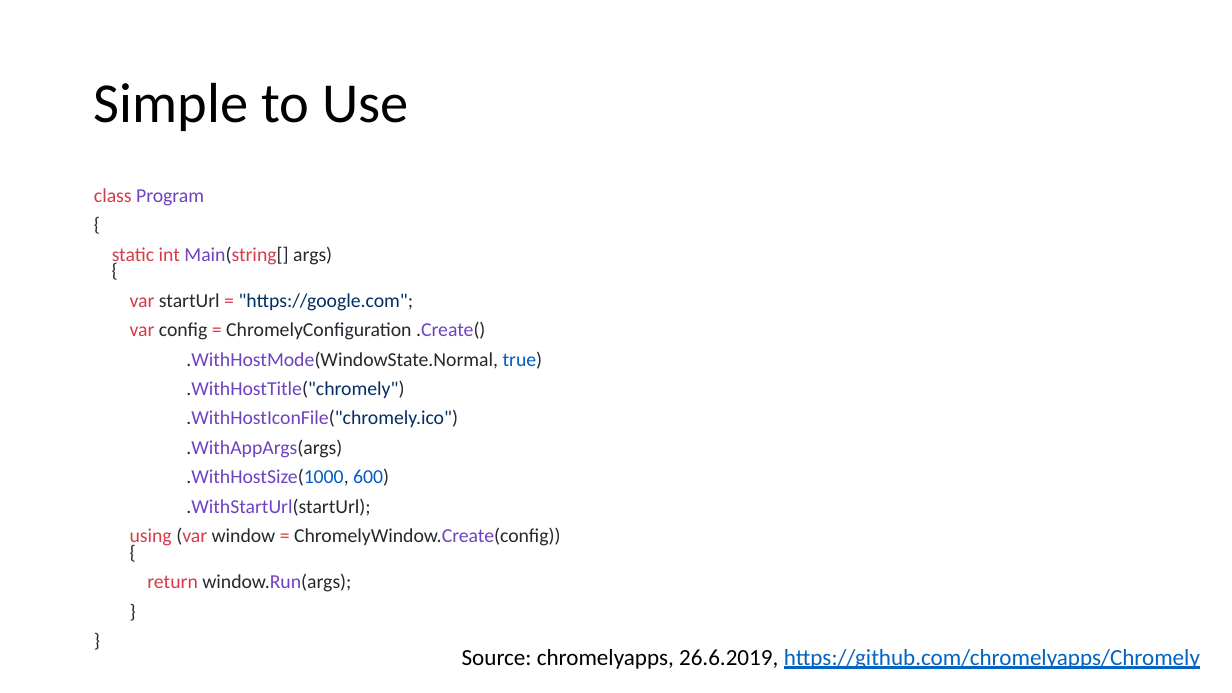
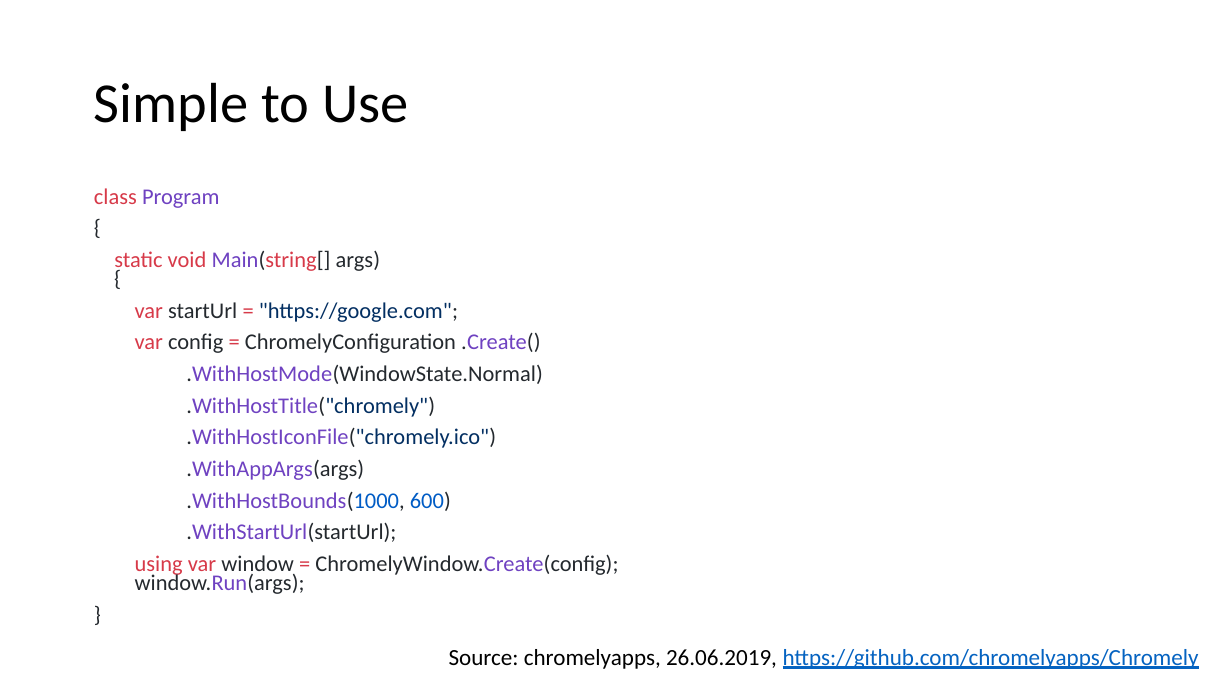
Before and after one commit to FrankPfattheicher/stonehenge.Chromely, a slide deck: slide 33 of stonehengeChromely.pptx (slide 32 before the commit). Drawn at 1232x693 pixels with LibreOffice and Linux fonts; fonts in the diff are those of the drawing. Boxes give left, top, right and bottom in pixels: in the first picture for what was removed or moved away, otherwise in the second. Text is boxed around its words. In the diff, an @@ line names an element or a change of style, - is before the commit and + after.

```diff
--- a/stonehengeChromely.pptx
+++ b/stonehengeChromely.pptx
@@ text at <box>94,188,618,594</box>: paragraph removed @@
-}
@@ text at <box>94,188,540,542</box>: size 15.4 to 17.5 pt in "class Program", "{", "var startUrl = "https://google.com";", "var config = ChromelyConfiguration .Create()" and 5 more places @@
@@ text at <box>114,250,380,273</box>: text changed; size 15.4 to 17.5 pt @@
-static int Main(string[] args)
-{
+static void Main(string[] args)
+{
@@ text at <box>186,365,542,384</box>: text changed; size 15.4 to 17.5 pt @@
-.WithHostMode(WindowState.Normal, true)
+.WithHostMode(WindowState.Normal)
@@ text at <box>186,492,451,511</box>: text changed; size 15.4 to 17.5 pt @@
-.WithHostSize(1000, 600)
+.WithHostBounds(1000, 600)
@@ text at <box>135,554,618,594</box>: text changed; size 15.4 to 17.5 pt @@
-using (var window = ChromelyWindow.Create(config))
-{
-return window.Run(args);
+using var window = ChromelyWindow.Create(config);
+window.Run(args);
@@ text at <box>449,649,1199,669</box>: text changed @@
-Source: chromelyapps, 26.6.2019, https://github.com/chromelyapps/Chromely
+Source: chromelyapps, 26.06.2019, https://github.com/chromelyapps/Chromely
```
Also in this commit, not shown: 17 other slides changed, 10 slides added, 1 other file.
